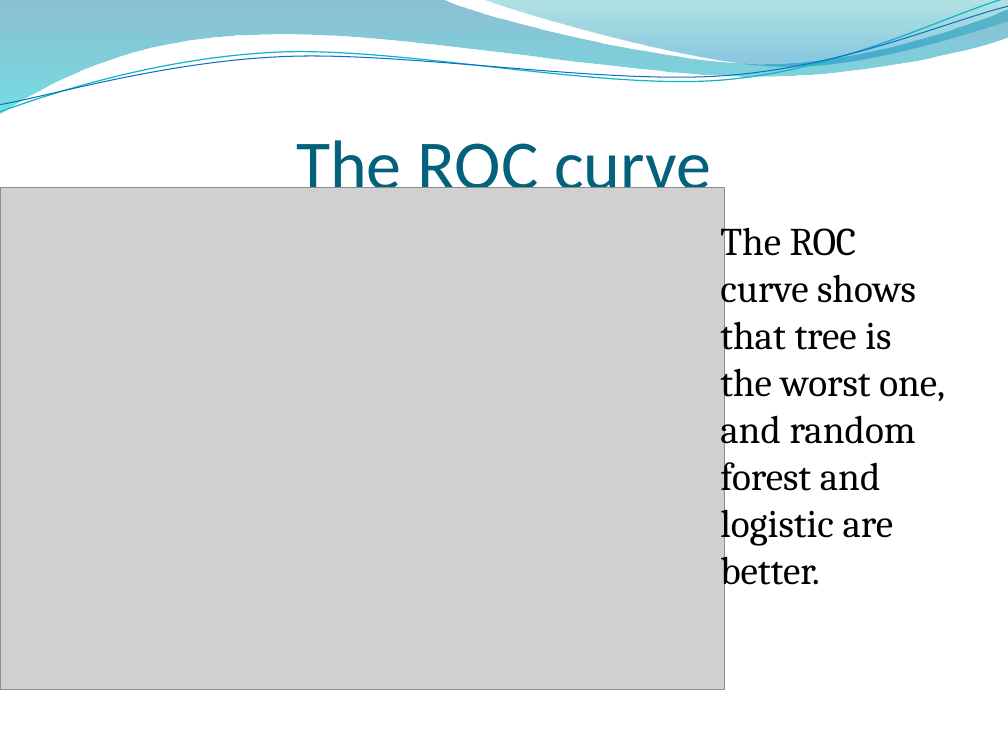
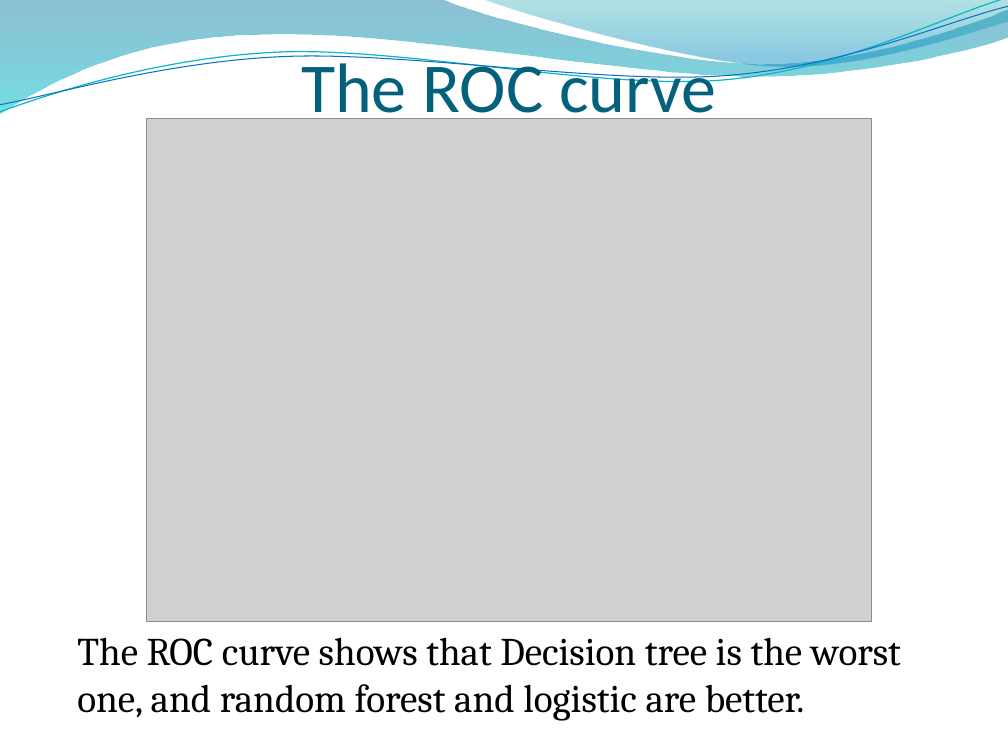
Before and after one commit to tim310579/Machine-Learning_HW, a slide deck: slide 11 of ML_fp/report.pptx. Drawn at 1008x756 pixels with LibreOffice and Linux fonts; fonts in the diff are those of the drawing; grey boxes stand for pictures; background and template pictures are left out. Boxes give left, top, right and bottom in pixels: in the first picture for what was removed or moved away, otherwise in the second. Text is boxed around its words. In the diff, an @@ line names an element or a change of style, - is before the commit and + after.

```diff
--- a/ML_fp/report.pptx
+++ b/ML_fp/report.pptx
@@ title "The ROC curve" rewrapped from box(296, 140, 711, 206) to box(301, 54, 716, 129) @@
@@ picture: place and size @@
-picture at box(0, 187, 725, 689)
+picture at box(147, 119, 872, 621)
@@ text at box(77, 637, 901, 721): text changed @@
-The ROC curve shows that tree is the worst one, and random forest and logistic are better.
+The ROC curve shows that Decision tree is the worst one, and random forest and logistic are better.
```
Also in this commit, not shown: 6 other slides changed.
